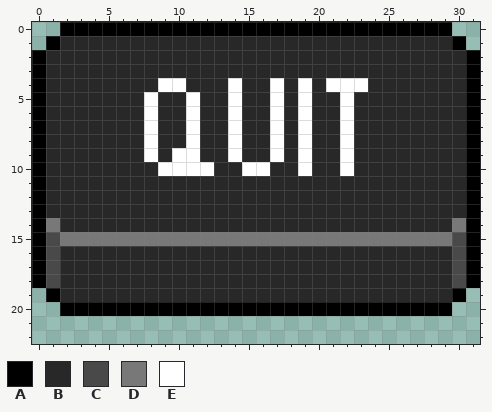
Pixel-art file -- Assets/Arts/GameUI/Canvas_Border_Btn/AllMenuUI/StartMenu/GameSet/QuitButton.aseprite. This is how it looked before the edit.
100x100 pixels, 1 frame. Colours within 5 levels of each other are drawn and written as one. Shown: x 0..31, y 0..22. The old version is drawn lined up with the new one, on the new canvas.
Palette (. is transparent): A #000000  B #282828  C #494949  D #787878  E #ffffff
After the commit:
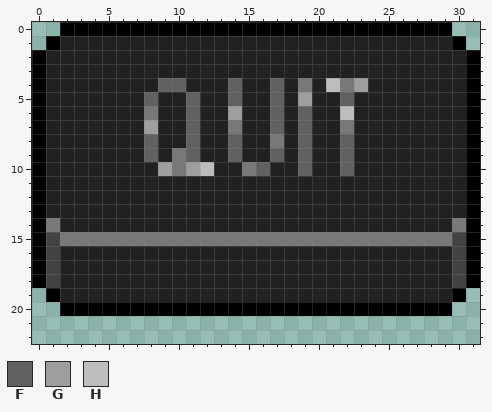
Colours new in this view: F #616161  G #9e9e9e  H #bdbdbd
Changes in this commit:
canvas 100x100 -> 32x32, the old top-left corner now at -32,-16 (the part of the old canvas that was cut away was empty and is not shown)
@@ palette @@
-B #282828
+B #212121
-C #494949
+C #424242
@@ x 6..25 @@
  3 BBBBBBBBBBBBBBBBBBBB
- 4 BBBEEBBBEBBEBEBEEEBB
- 5 BBEBBEBBEBBEBEBBEBBB
- 6 BBEBBEBBEBBEBEBBEBBB
- 7 BBEBBEBBEBBEBEBBEBBB
- 8 BBEBBEBBEBBEBEBBEBBB
- 9 BBEBEEBBEBBEBEBBEBBB
-10 BBBEEEEBBEEBBEBBEBBB
+ 4 BBBFFBBBFBBFBDBHDGBB
+ 5 BBFBBFBBFBBFBGBBFBBB
+ 6 BBDBBFBBGBBFBFBBHBBB
+ 7 BBGBBFBBDBBFBFBBDBBB
+ 8 BBFBBFBBFBBDBFBBFBBB
+ 9 BBFBDFBBFBBFBFBBFBBB
+10 BBBGDGHBBDFBBFBBFBBB
 11 BBBBBBBBBBBBBBBBBBBB
Where, in picture pixels (left, top, right, bottom), the same in both pictures:
changed: (46, 36, 466, 302)
